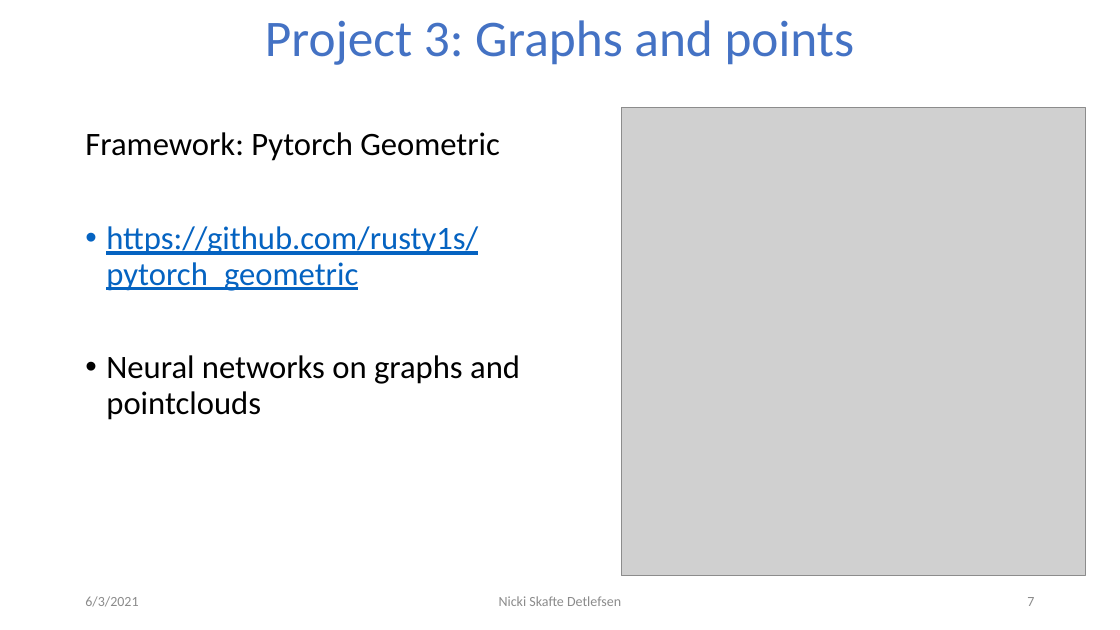
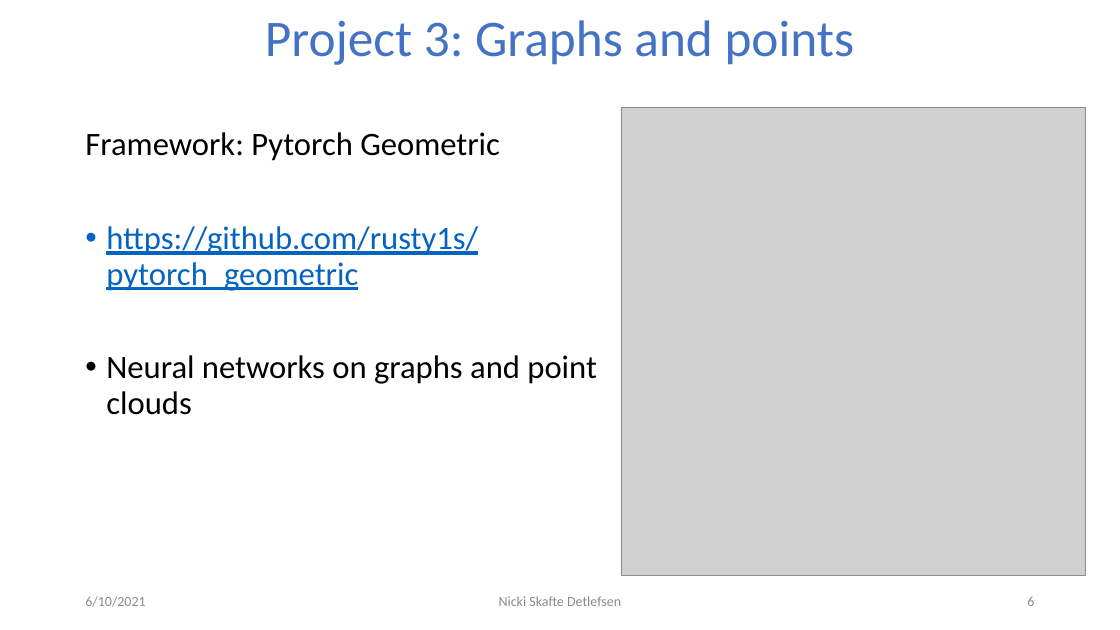
Before and after one commit to DeepEasterbunny/dtu_mlops, a slide deck: slide 6 of 05_project_overview/The_pytorch_ecosystem.pptx (slide 7 before the commit). Drawn at 1120x630 pixels with LibreOffice and Linux fonts; fonts in the diff are those of the drawing; grey boxes stand for pictures; background and template pictures are left out. Boxes give left, top, right and bottom in pixels: in the first picture for what was removed or moved away, otherwise in the second. Text is boxed around its words. In the diff, an @@ line names an element or a change of style, - is before the commit and + after.

```diff
--- a/05_project_overview/The_pytorch_ecosystem.pptx
+++ b/05_project_overview/The_pytorch_ecosystem.pptx
@@ text at box(106, 355, 597, 415): spaces changed @@
-• Neural networks on graphs and pointclouds
+• Neural networks on graphs and point clouds
@@ text at box(85, 596, 145, 607): text changed @@
-6/3/2021
+6/10/2021
@@ page number at box(1027, 597, 1034, 606): text changed @@
-7
+6
```
Also in this commit, not shown: 7 other slides changed, 3 slides added, 2 other files.
